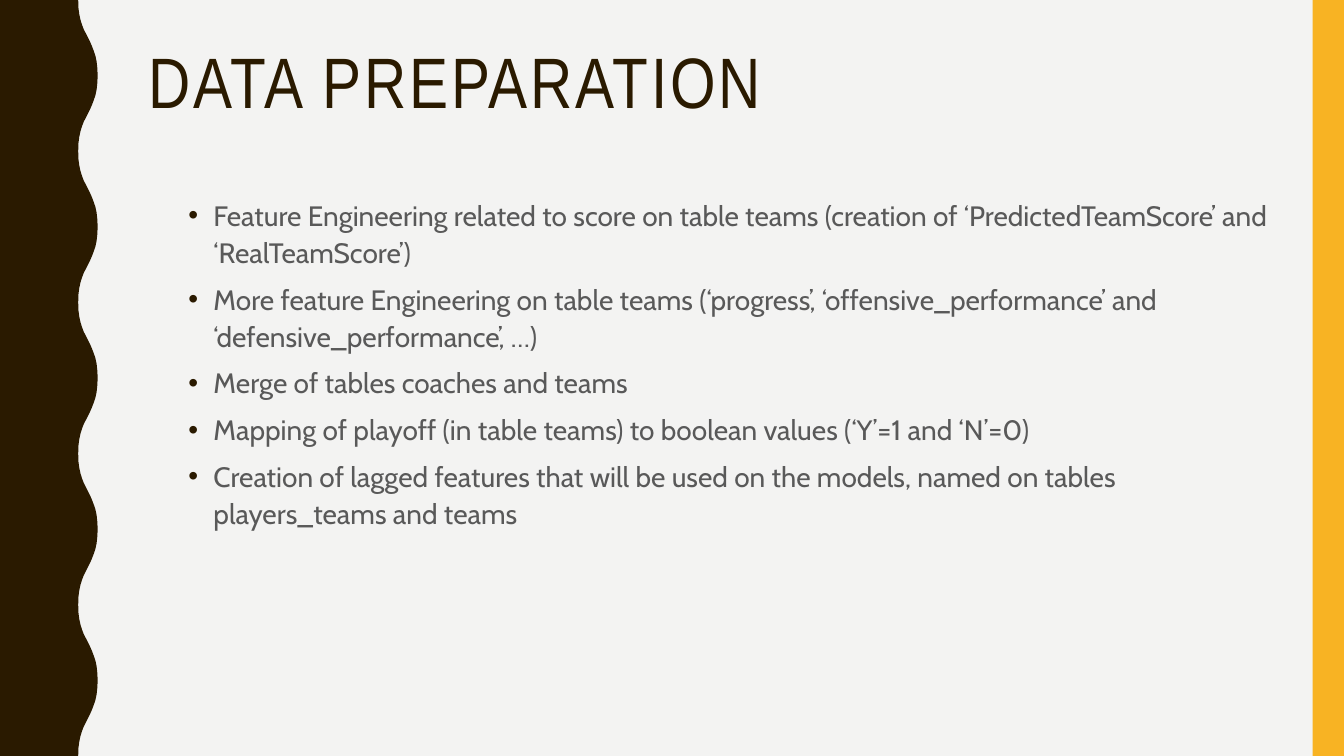
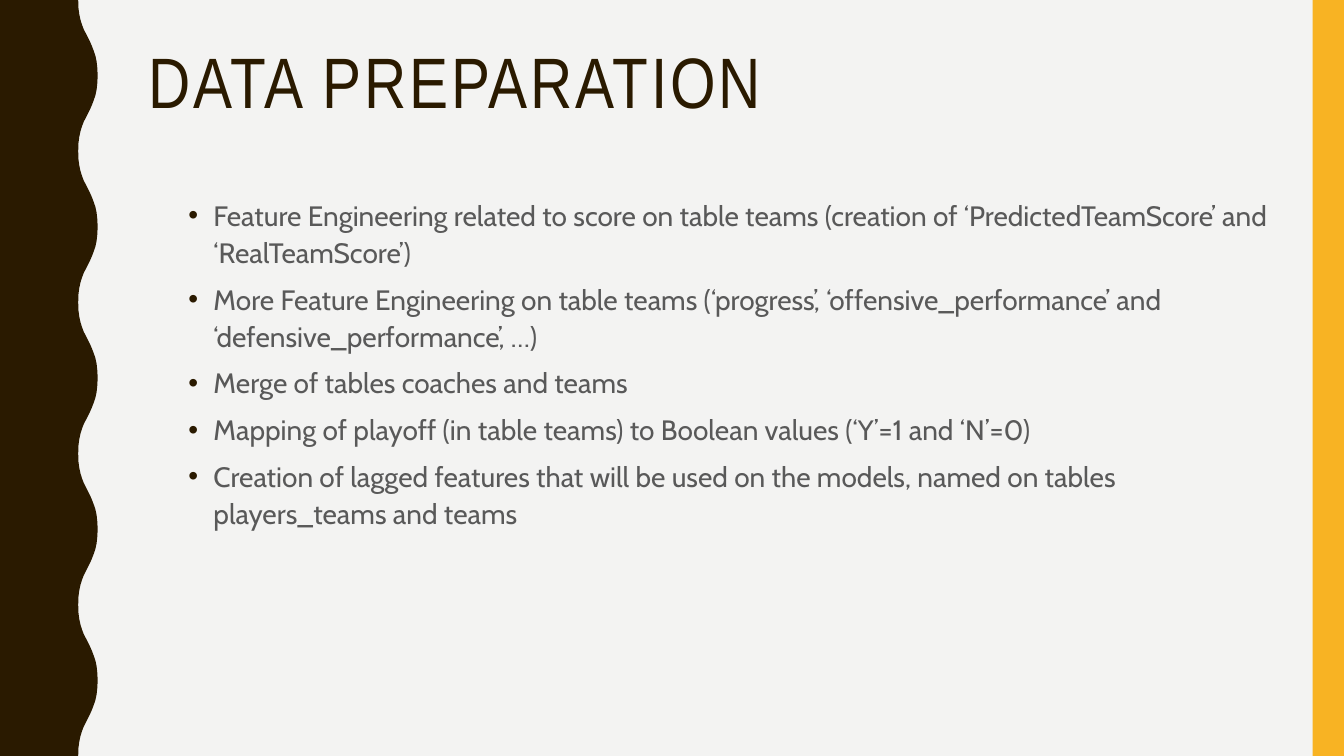
Before and after one commit to afs202005277/AC, a slide deck: slide 7 of ppt projeto.pptx. Drawn at 1344x756 pixels with LibreOffice and Linux fonts; fonts in the diff are those of the drawing. Boxes give left, top, right and bottom in pixels: in the first picture for what was removed or moved away, otherwise in the second. Text is boxed around its words. In the diff, an @@ line names an element or a change of style, - is before the commit and + after.

```diff
--- a/ppt projeto.pptx
+++ b/ppt projeto.pptx
@@ text at (213, 289, 1161, 353): text changed @@
-• More feature Engineering on table teams (‘progress’, ‘offensive_performance’ and ‘defensive_performance’, …)
+• More Feature Engineering on table teams (‘progress’, ‘offensive_performance’ and ‘defensive_performance’, …)
@@ text at (213, 419, 1030, 447): text changed @@
-• Mapping of playoff (in table teams) to boolean values (‘Y’=1 and ‘N’=0)
+• Mapping of playoff (in table teams) to Boolean values (‘Y’=1 and ‘N’=0)
```
Also in this commit, not shown: 5 other slides changed, 1 slide added, 1 slide removed.
